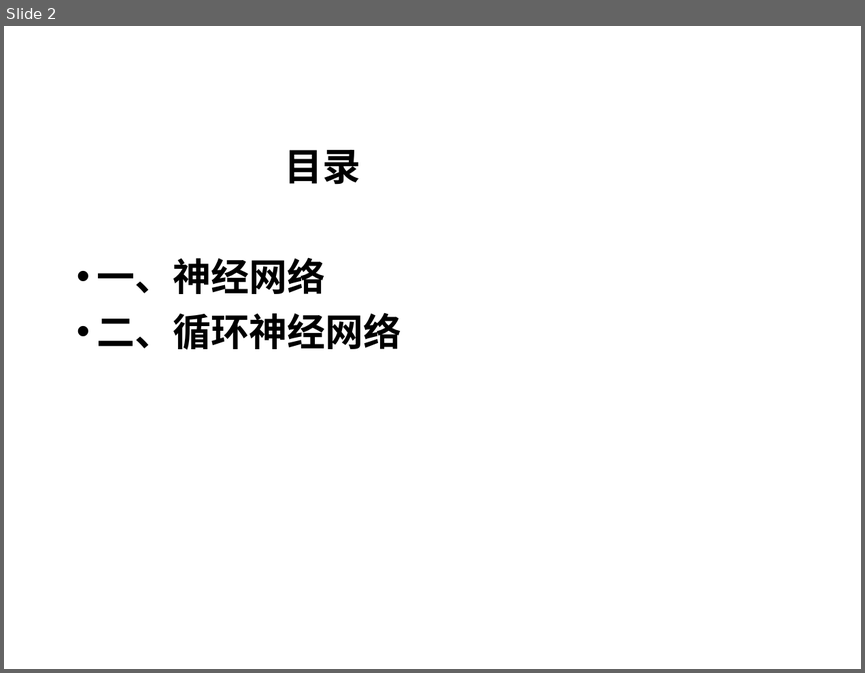
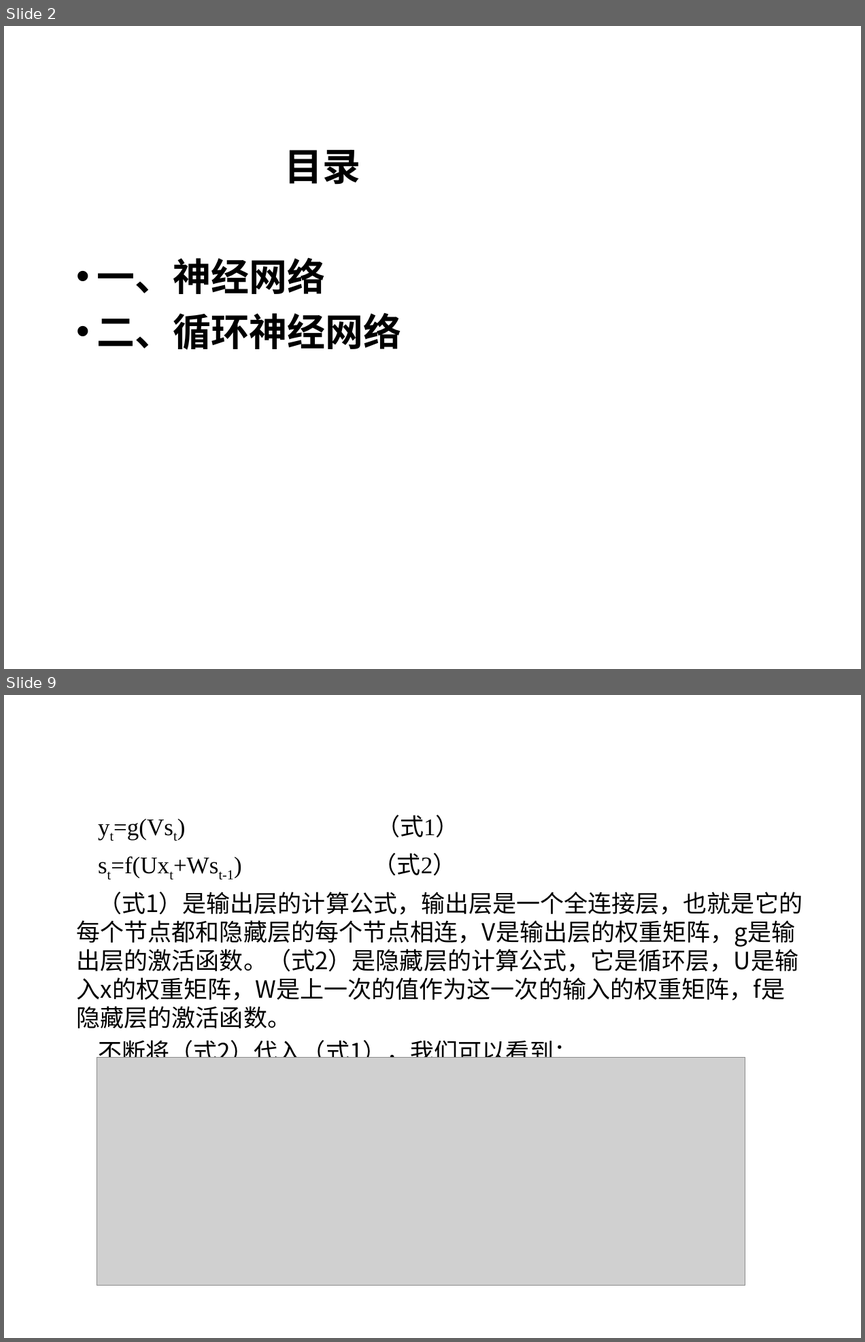
Before and after one commit to sunyisgithub/Git, a slide deck: 循环神经网络（Recurrent Neural Network）.ppt. Shown one above the other, each under a label of ours: slide 2 before the commit, slides 2 and 9 after it; the slides between them are not shown. The pictures are 865x673 and 865x1342 pixels, drawn with LibreOffice and Linux fonts; fonts in the diff are those of the drawing; grey boxes stand for pictures; background and template pictures are left out. Boxes give left, top, right and bottom in pixels: in the first picture for what was removed or moved away, otherwise in the second. Text is boxed around its words. In the diff, an @@ line names an element or a change of style, - is before the commit and + after.

Commit message:
循环神经网络2

```diff
--- a/循环神经网络（Recurrent Neural Network）.ppt
+++ b/循环神经网络（Recurrent Neural Network）.ppt
@@ slide 9 added at (x1=4, y1=695, x2=861, y2=1338), background picture (left out) @@
@@ text added at (x1=77, y1=815, x2=802, y2=1067), 20 pt, text #000000 @@
+yt=g(Vst) （式1）
+st=f(Uxt+Wst-1) （式2）
+（式1）是输出层的计算公式，输出层是一个全连接层，也就是它的每个节点都和隐藏层的每个节点相连，V是输出层的权重矩阵，g是输出层的激活函数。（式2）是隐藏层的计算公式，它是循环层，U是输入x的权重矩阵，W是上一次的值作为这一次的输入的权重矩阵，f是隐藏层的激活函数。
+不断将（式2）代入（式1），我们可以看到：
@@ picture added at (x1=97, y1=1057, x2=745, y2=1285) @@
```
Also in this commit, not shown: 3 slides changed, 13 other slides added, 15 slides removed.
